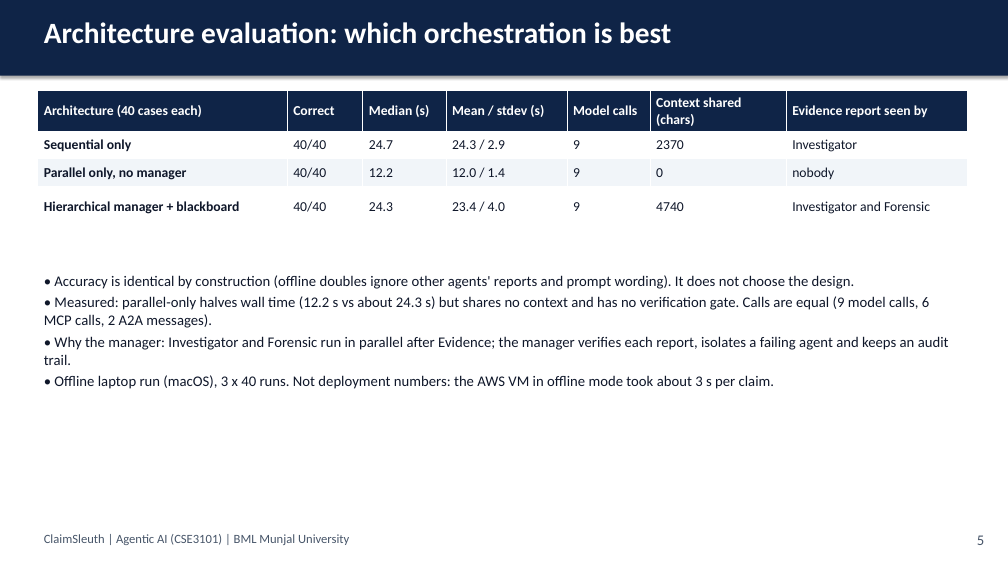
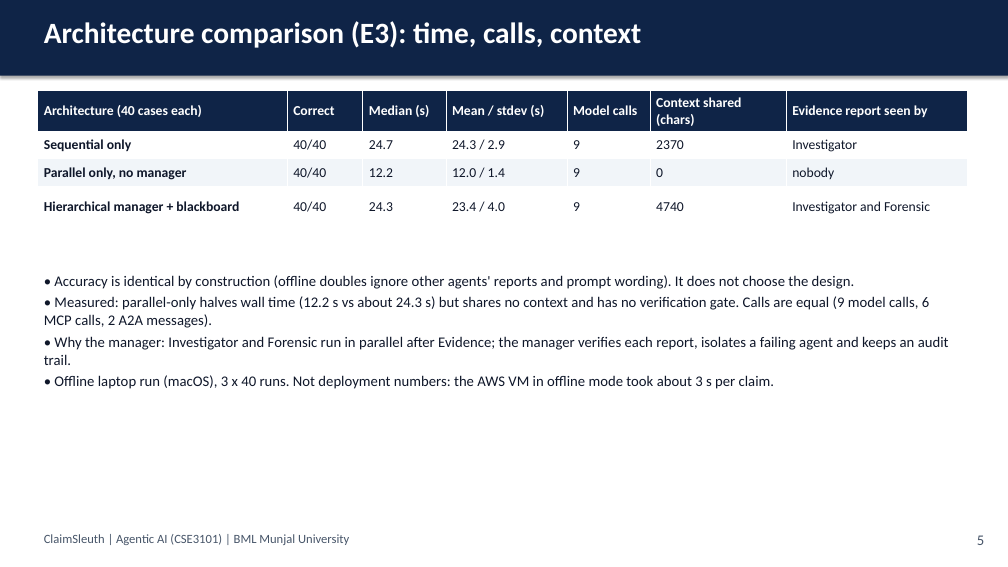
Before and after one commit to astitvasaxena/ClaimSleuth_simple, a slide deck: slide 6 of docs/submission/ClaimSleuth_Final_Presentation.pptx. Drawn at 1008x567 pixels with LibreOffice and Linux fonts; fonts in the diff are those of the drawing. Boxes give left, top, right and bottom in pixels: in the first picture for what was removed or moved away, otherwise in the second. Text is boxed around its words. In the diff, an @@ line names an element or a change of style, - is before the commit and + after.

```diff
--- a/docs/submission/ClaimSleuth_Final_Presentation.pptx
+++ b/docs/submission/ClaimSleuth_Final_Presentation.pptx
@@ text at <box>44,21,641,48</box>: text changed @@
-Architecture evaluation: which orchestration is best
+Architecture comparison (E3): time, calls, context
```
Also in this commit, not shown: 10 other slides changed, 11 other files.
